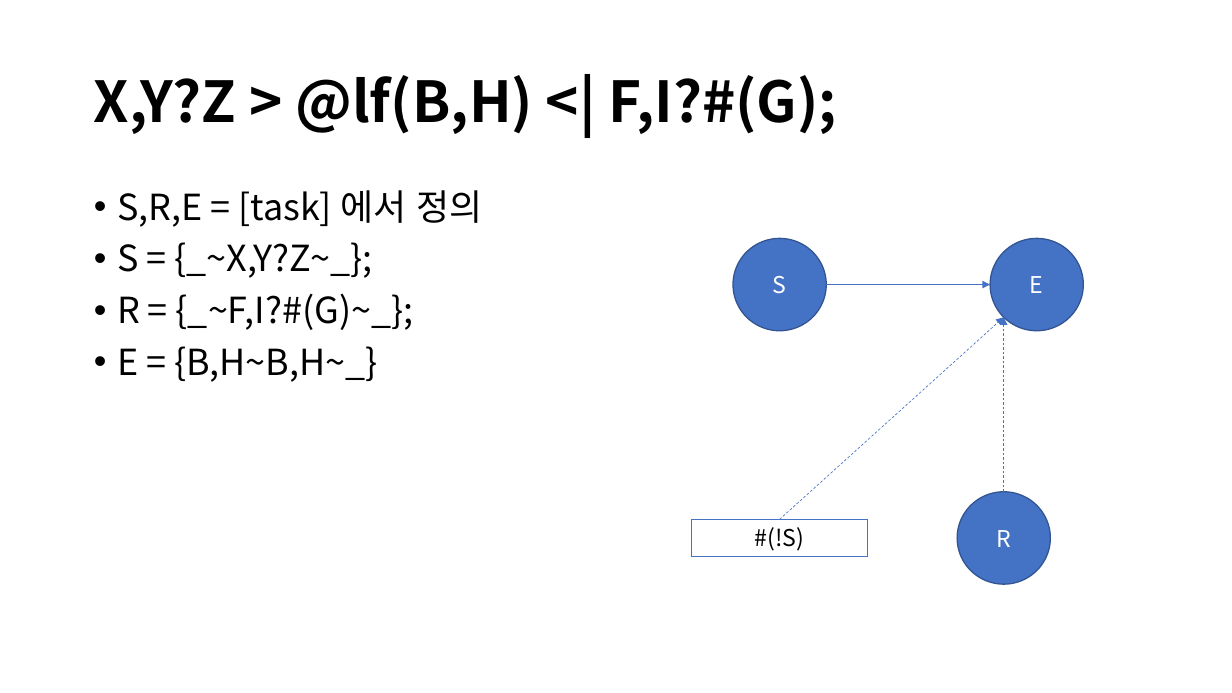
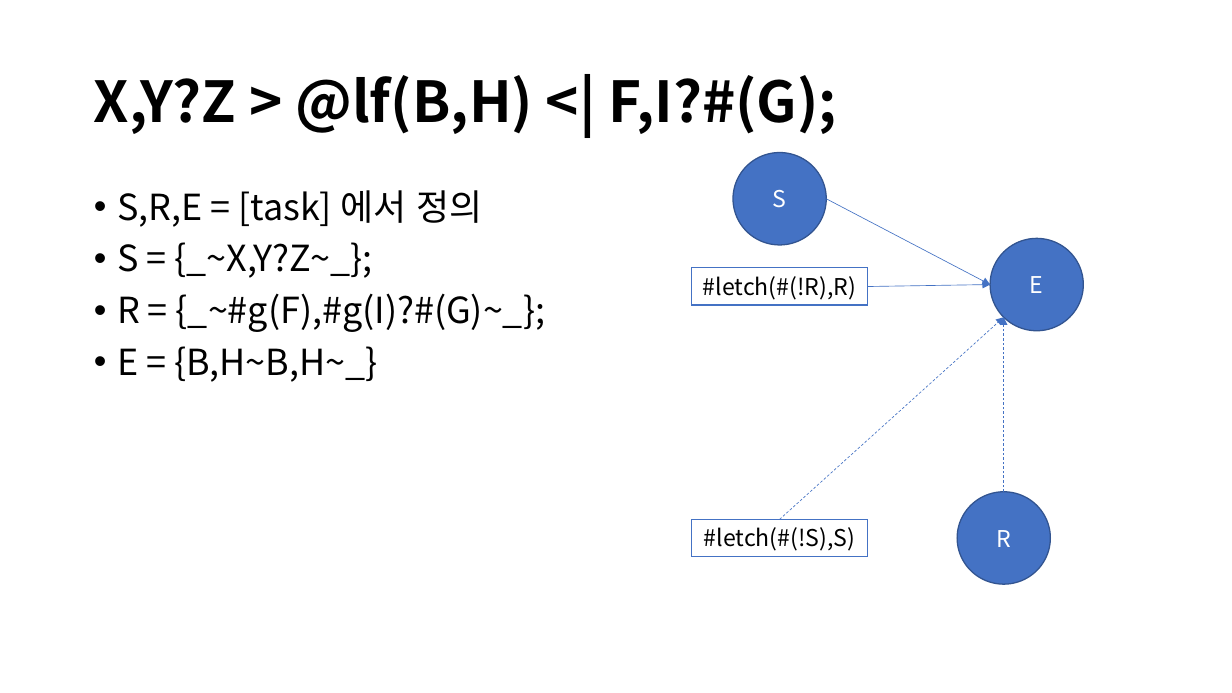
Before and after one commit to DualsoftDev/ds, a slide deck: slide 14 of Doc/PowerPoint/macro.pptx (slide 6 before the commit). Drawn at 1232x693 pixels with LibreOffice and Linux fonts; fonts in the diff are those of the drawing. Boxes give left, top, right and bottom in pixels: in the first picture for what was removed or moved away, otherwise in the second. Text is boxed around its words. In the diff, an @@ line names an element or a change of style, - is before the commit and + after.

```diff
--- a/Doc/PowerPoint/macro.pptx
+++ b/Doc/PowerPoint/macro.pptx
@@ ellipse "S": place and size @@
-ellipse "S" at box(733, 238, 826, 331)
+ellipse "S" at box(733, 152, 826, 245)
@@ arrow added from (826, 199) to (991, 285), #4472C4 0.5 pt @@
@@ rectangle added at box(691, 268, 868, 305), fill #FFFFFF, outline #4472C4 1 pt, 18 pt, text #000000 @@
+#letch(#(!R),R)
@@ text at box(117, 293, 545, 332): text changed @@
-• R = {_~F,I?#(G)~_};
+• R = {_~#g(F),#g(I)?#(G)~_};
@@ arrow moved from (826, 285) - (991, 285) to (868, 287) - (991, 285) @@
@@ text in rectangle at box(704, 527, 855, 551): text changed @@
-#(!S)
+#letch(#(!S),S)
```
Also in this commit, not shown: 1 other slide changed, 3 slides added, 1 slide removed.
